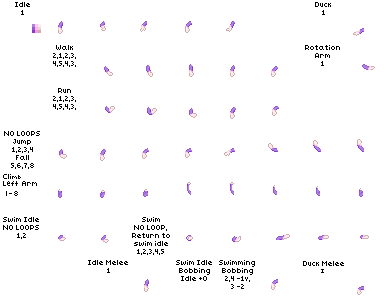
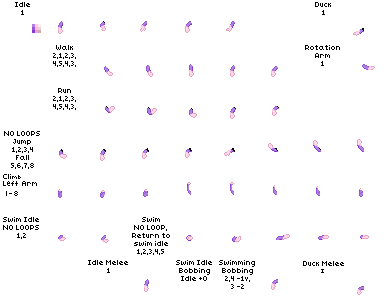
Layered file, before and after one edit (387x301). Changes by layer:
added layer "shoulder hair mask" (erase) above "lining" over [61, 21, 364, 152]
added layer "sock pink ver" (50%) above "sock" over [58, 26, 375, 295]
